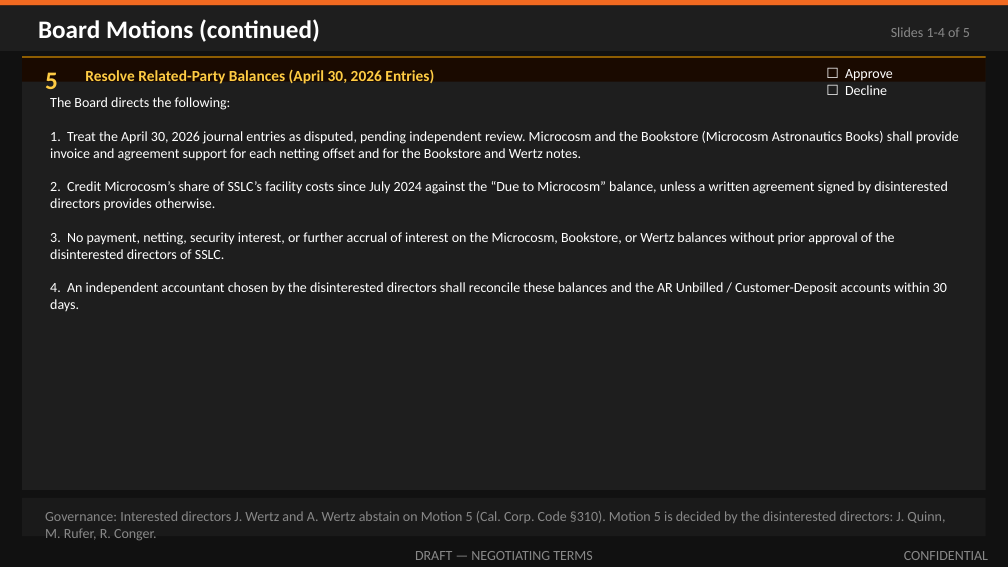
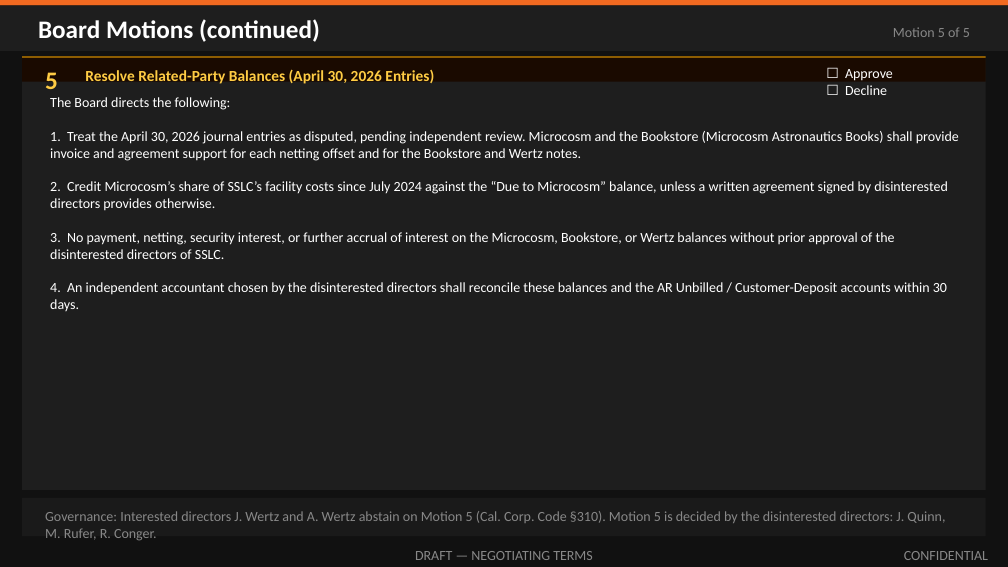
Before and after one commit to ExosAerospace/workspace, a slide deck: slide 17 of drafts/Exos_SSLC_Board_Offer_Overview_2026-10-10_r2.pptx (slide 15 before the commit). Drawn at 1008x567 pixels with LibreOffice and Linux fonts; fonts in the diff are those of the drawing. Boxes give left, top, right and bottom in pixels: in the first picture for what was removed or moved away, otherwise in the second. Text is boxed around its words. In the diff, an @@ line names an element or a change of style, - is before the commit and + after.

```diff
--- a/drafts/Exos_SSLC_Board_Offer_Overview_2026-10-10_r2.pptx
+++ b/drafts/Exos_SSLC_Board_Offer_Overview_2026-10-10_r2.pptx
@@ text at <box>893,27,970,37</box>: text changed @@
-Slides 1-4 of 5
+Motion 5 of 5
```
Also in this commit, not shown: 5 other slides changed, 2 slides added, 2 other files.
